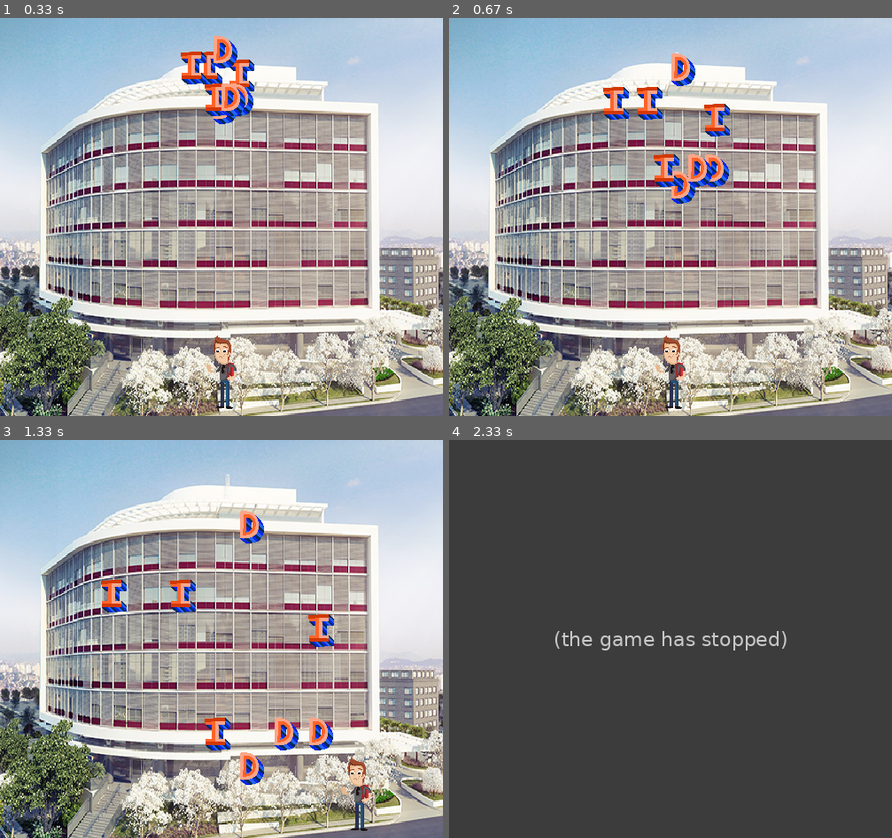
Above: before the commit, frames 1-4 (two rows, left to right).
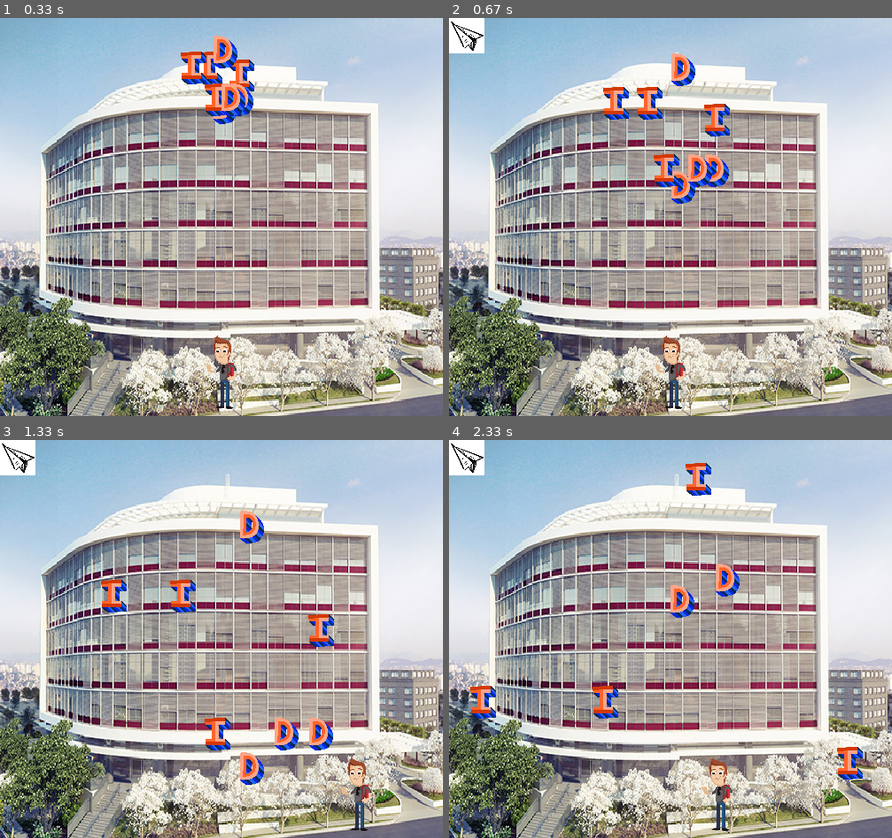
Above: after the commit, the same moments.

Repository: HudsonArauj/jogo_pygame
Game: pygame game, started from jogo_1.py
The game is run twice, just before and just after one commit, with the same random seed, the same clock (stepped at 60 frames per second) and the same inputs.
Inputs:
- Up to frame 1 (0.33 s): no input
- Up to frame 2 (0.67 s): tap Space at 0.33 s
- Up to frame 3 (1.33 s): hold Right 0.67-1.13 s; tap Space at 0.73, 1.03, 1.23 s; hold Right from 1.17 s (still down)
- Up to frame 4 (2.33 s): tap Space at 1.53, 1.73, 2.03, 2.3 s; release Right at 1.63 s; hold Left 1.67-2.2 s; hold Left from 2.23 s (still down)

Frame 1 is identical in both runs. In frame 2, 0.7% of the frame differs, in the area x 0-8%, y 0-9%; in frame 3, 0.7%; in frame 4, 98%, in the area x 0-100%, y 0-100%.
Before the commit the program exited at 1.33 s; later frames show no game.

Commit message:
Adicionei a classe avião e coloquei a imagem do avião

Diff:
--- a/jogo_1.py
+++ b/jogo_1.py
@@ -29,6 +29,9 @@
 letra_D_imagem = pygame.transform.scale(letra_D_imagem, (comprimento_letras, altura_letras))
 jogador_imagem = pygame.image.load('imagens/player2.png').convert_alpha()
 jogador_imagem = pygame.transform.scale(jogador_imagem, (comprimento_jogador, altura_jogador))
+aviao_imagem = pygame.image.load('imagens/aviao_branco.png').convert_alpha()
+aviao_imagem = pygame.transform.scale(aviao_imagem, (comprimento_letras, altura_letras))
+
 
 class Letra(pygame.sprite.Sprite):
     def __init__(self, img):
@@ -54,7 +57,7 @@
             self.speedy = random.randint(2, 9)
 
 class Aluno(pygame.sprite.Sprite):
-    def __init__(self, img):
+    def __init__(self, img, todos_elementos, todos_avioes, aviao_imagem):
         # Construtor da classe mãe (Sprite).
         pygame.sprite.Sprite.__init__(self)
         self.image = img
@@ -62,6 +65,9 @@
         self.rect.centerx = comprimento/2
         self.rect.bottom = altura - 5
         self.speedx = 0
+        self.todos_elementos = todos_elementos
+        self.todos_avioes = todos_avioes
+        self.aviao_imagem = aviao_imagem
 
     def update(self):
         self.rect.x += self.speedx
@@ -72,12 +78,35 @@
         if self.rect.left < 0:
             self.rect.left = 0
 
+    def lancamento(self):
+        novo_aviao = Aviao(self.aviao_imagem,(comprimento + comprimento_jogador/2),(altura - altura_jogador/2))
+        self.todos_elementos.add(novo_aviao)
+        self.todos_avioes.add(novo_aviao)
+
+class Aviao(pygame.sprite.Sprite):
+    def __init__(self, img, posicao_y, posicao_x):
+        pygame.sprite.Sprite.__init__(self)
+        self.image = img
+        self.rect = self.image.get_rect()
+        self.y = posicao_y
+        self.x = posicao_x
+        self.speedy = -5
+
+    def update(self):
+        self.y += self.speedy
+        if self.y < 0:
+            self.kill()
+
+
+
 
 
 
 todos_elementos = pygame.sprite.Group()
 todas_letras = pygame.sprite.Group()
-jogador = Aluno(jogador_imagem)
+todos_avioes = pygame.sprite.Group()
+
+jogador = Aluno(jogador_imagem, todos_elementos, todos_avioes, aviao_imagem)
 todos_elementos.add(jogador)
 
 for a in range(4):
@@ -106,6 +135,8 @@
                 jogador.speedx -= v
             if event.key == pygame.K_RIGHT:
                 jogador.speedx += v
+            if event.key == pygame.K_SPACE:
+                jogador.lancamento()
         if event.type == pygame.KEYUP:
             if event.key == pygame.K_LEFT:
                 jogador.speedx += v
@@ -117,7 +148,8 @@
     #verifica se tem colisões com as letras
     colisoes = pygame.sprite.spritecollide(jogador, todas_letras, True)
     if len(colisoes)>0:
-        game = False
+        #game = False
+        print('colidiu')
 
     window.fill((0, 0, 0))  # Preenche com a cor preta
     window.blit(background, (-20, 0))
